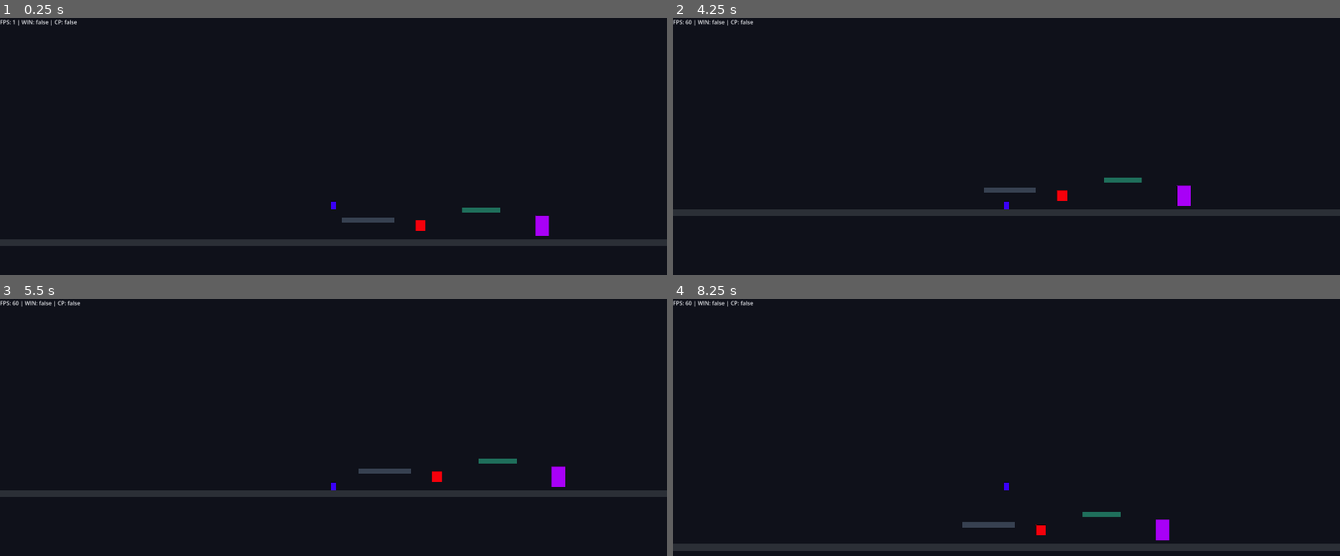
Above: before the commit, frames 1-4 (two rows, left to right).
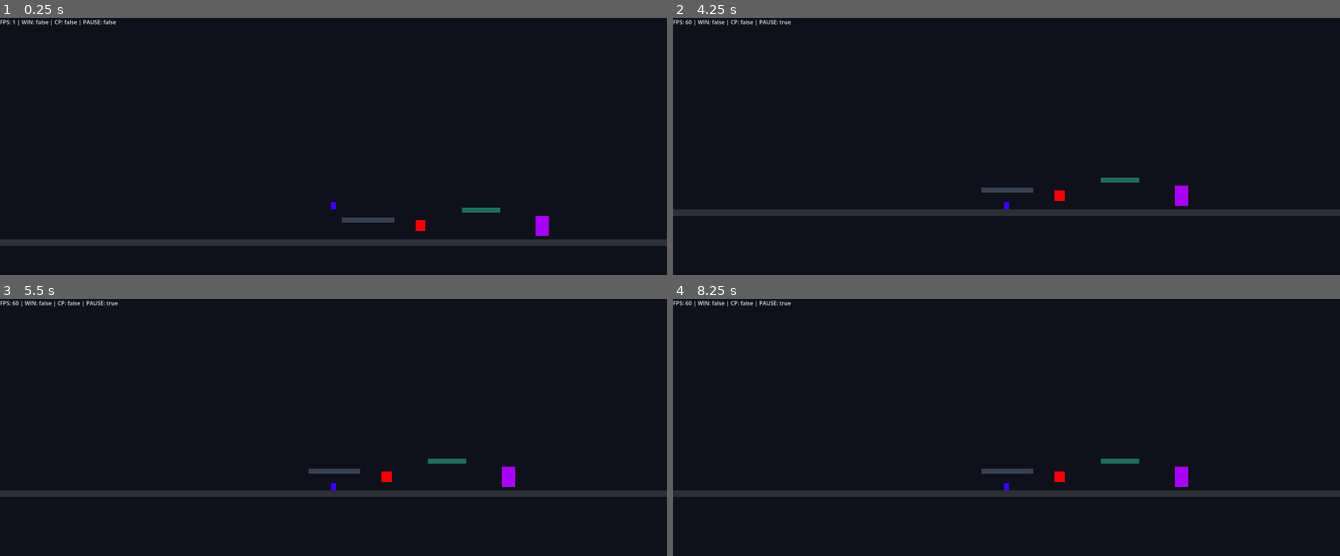
Above: after the commit, the same moments.

Repository: ricokahrl-create/RiesenGame
Game: Godot game, scene res://scenes/Main.tscn
Same seed, same stepped clock (60 frames per second), same inputs: the game is played once before the commit and once after it.
Inputs:
- Up to frame 1 (0.25 s): no input
- Up to frame 2 (4.25 s): hold Right (ui_right) 0.53-1.28 s; tap Space (jump) at 0.77, 1.52, 3.02, 3.77 s; hold Left (ui_left) 1.28-2.03 s; hold Right (ui_right) 2.03-3.53 s; hold Left (ui_left) from 3.53 s (still down); tap P (pause_game, bound only after the commit) at 4.15 s
- Up to frame 3 (5.5 s): keep holding Left (ui_left); tap Space (jump) at 4.52 s
- Up to frame 4 (8.25 s): release Left (ui_left) at 5.78 s; hold Right (ui_right) 5.78-8.03 s; tap Space (jump) at 6.02, 6.77, 7.52 s; hold Left (ui_left) from 8.03 s (still down)

The runs differ from the first frame. In frame 1, less than 0.1% of the frame differs, in the area x 11-18%, y 0-3%; in frame 2, 0.2%; in frame 3, 1.0%; in frame 4, 6.6%, in the area x 0-100%, y 0-99%.

Commit message:
Add pause toggle (P) and correct process modes

Diff:
--- a/project.godot
+++ b/project.godot
@@ -70,6 +70,11 @@
 "events": [Object(InputEventKey,"resource_local_to_scene":false,"resource_name":"","device":-1,"window_id":0,"alt_press …(195 unchanged characters)…
 ]
 }
+pause_game={
+"deadzone": 0.2,
+"events": [Object(InputEventKey,"resource_local_to_scene":false,"resource_name":"","device":-1,"window_id":0,"alt_pressed":false,"shift_pressed":false,"ctrl_pressed":false,"meta_pressed":false,"pressed":false,"keycode":0,"physical_keycode":80,"key_label":0,"unicode":112,"location":0,"echo":false,"script":null)
+]
+}
 
 [physics]
 
--- a/scenes/Main.tscn
+++ b/scenes/Main.tscn
@@ -62,6 +62,7 @@
 height = 30
 
 [node name="Node" type="Node" unique_id=873807644]
+process_mode = 3
 script = ExtResource("1_rarhs")
 
 [node name="CanvasLayer" type="CanvasLayer" parent="." unique_id=2068203834]
@@ -94,6 +95,7 @@
 texture = SubResource("GradientTexture2D_0bbpv")
 
 [node name="Player" type="CharacterBody2D" parent="Platform1" unique_id=510168034]
+process_mode = 1
 position = Vector2(-200, -120)
 script = ExtResource("2_rvslj")
 
--- a/scripts/Main.gd
+++ b/scripts/Main.gd
@@ -12,11 +12,14 @@
 	_last_set_text = fps_label.text
 
 func _process(_delta: float) -> void:
-	var base := "FPS: %d | WIN: %s | CP: %s" % [
+	var base := "FPS: %d | WIN: %s | CP: %s | PAUSE: %s" % [
 		Engine.get_frames_per_second(),
 		str(Game.win),
-		str(Game.has_respawn)
+		str(Game.has_respawn),
+		str(get_tree().paused)
 	]
+	if Input.is_action_just_pressed("pause_game"):
+		get_tree().paused = !get_tree().paused
 
 	if Input.is_action_just_pressed("restart_level"):
 		Game.win = false
